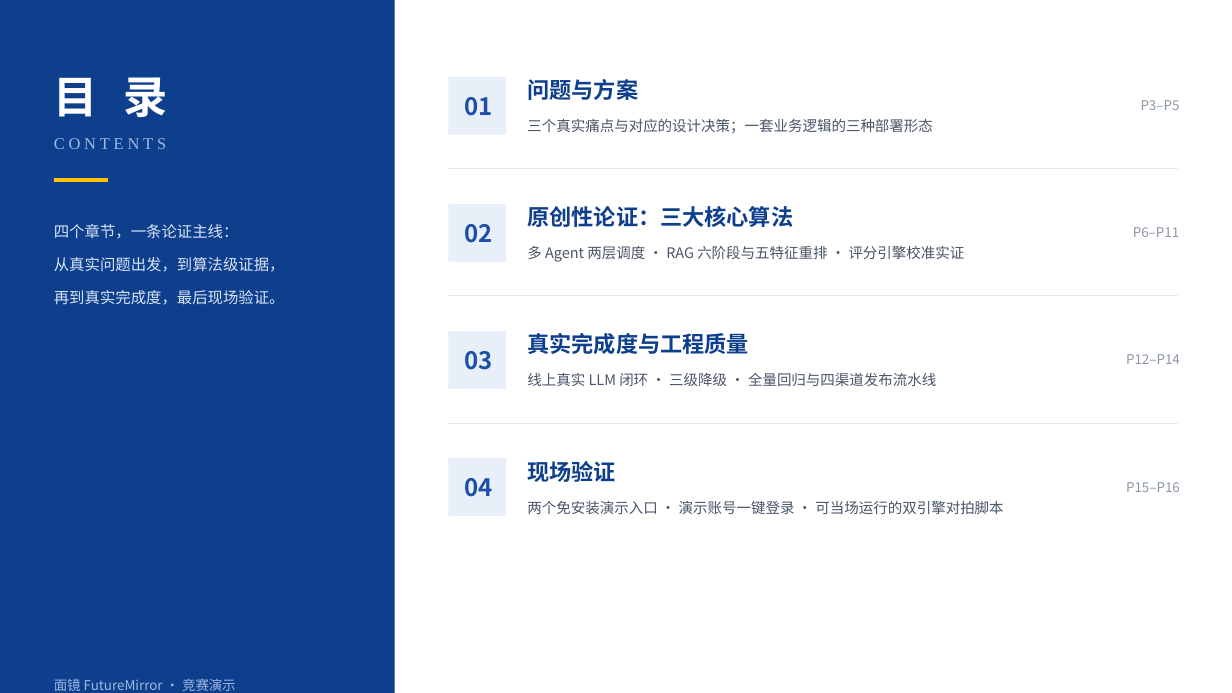
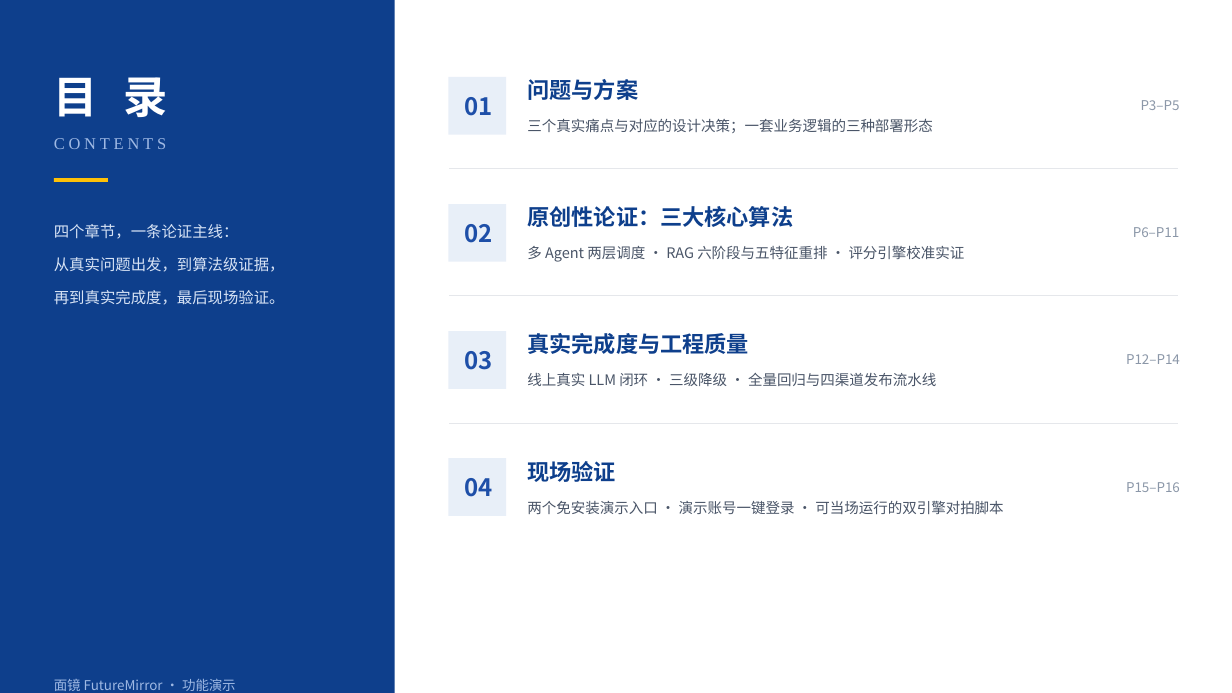
Before and after one commit to Penguin-Zhou/FutureMirror, a slide deck: slide 2 of docs/FutureMirror.Deck.pptx. Drawn at 1232x693 pixels with LibreOffice and Linux fonts; fonts in the diff are those of the drawing. Boxes give left, top, right and bottom in pixels: in the first picture for what was removed or moved away, otherwise in the second. Text is boxed around its words. In the diff, an @@ line names an element or a change of style, - is before the commit and + after.

Commit message:
chore(docs): 演示文稿内部字样统一为中性表述
页脚的活动类措辞改为「功能演示」，并清理演示文稿内的活动相关字样（testzip 与 XML 解析均通过）。

```diff
--- a/docs/FutureMirror.Deck.pptx
+++ b/docs/FutureMirror.Deck.pptx
@@ text at bbox=[54, 679, 236, 691]: text changed @@
-面镜 FutureMirror · 竞赛演示
+面镜 FutureMirror · 功能演示
```
Also in this commit, not shown: 9 other slides changed.
